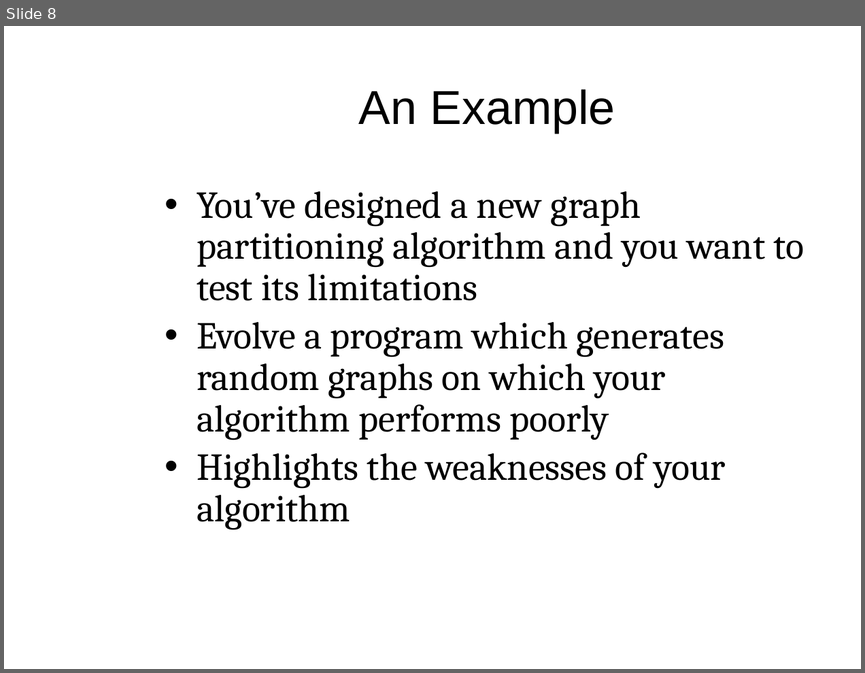
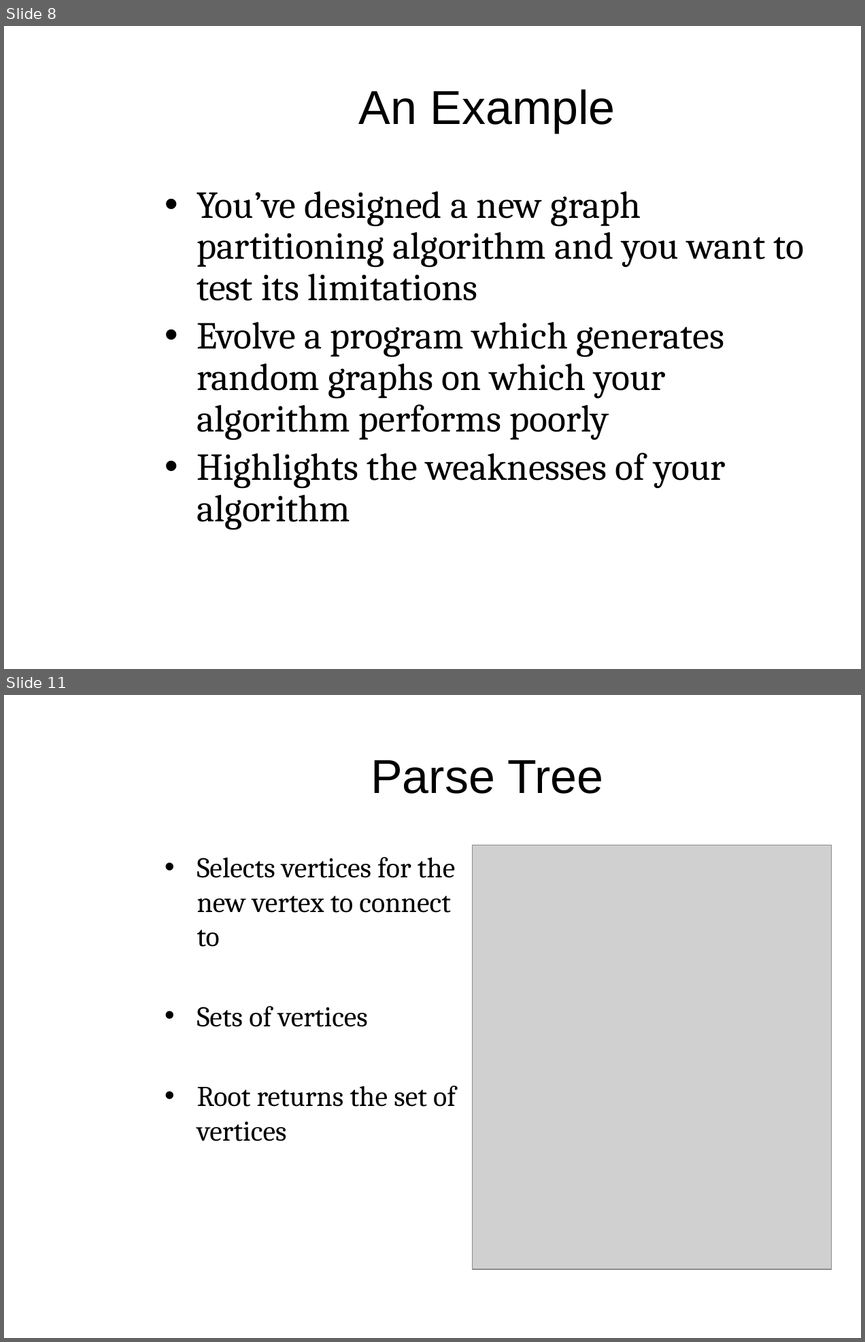
Before and after one commit to mam446/GraphEvo, a slide deck: documents/PopeMartinGraphTheoryPresentation.pptx. Shown one above the other, each under a label of ours: slide 8 before the commit, slides 8 and 11 after it; the slides between them are not shown. The pictures are 865x673 and 865x1342 pixels, drawn with LibreOffice and Linux fonts; fonts in the diff are those of the drawing; grey boxes stand for pictures; background and template pictures are left out. Boxes give left, top, right and bottom in pixels: in the first picture for what was removed or moved away, otherwise in the second. Text is boxed around its words. In the diff, an @@ line names an element or a change of style, - is before the commit and + after.

```diff
--- a/documents/PopeMartinGraphTheoryPresentation.pptx
+++ b/documents/PopeMartinGraphTheoryPresentation.pptx
@@ slide 11 added at [4, 695, 861, 1338], background picture (left out) @@
@@ title added at [371, 760, 603, 794], 40 pt, text #000000 @@
+Parse Tree
@@ text added at [197, 857, 456, 1141], 24 pt, text #000000 @@
+• Selects vertices for the new vertex to connect to
+• Sets of vertices
+• Root returns the set of vertices
@@ picture added at [473, 845, 832, 1269] @@
```
Also in this commit, not shown: 1 slide changed, 21 other slides added, 3 slides removed.
